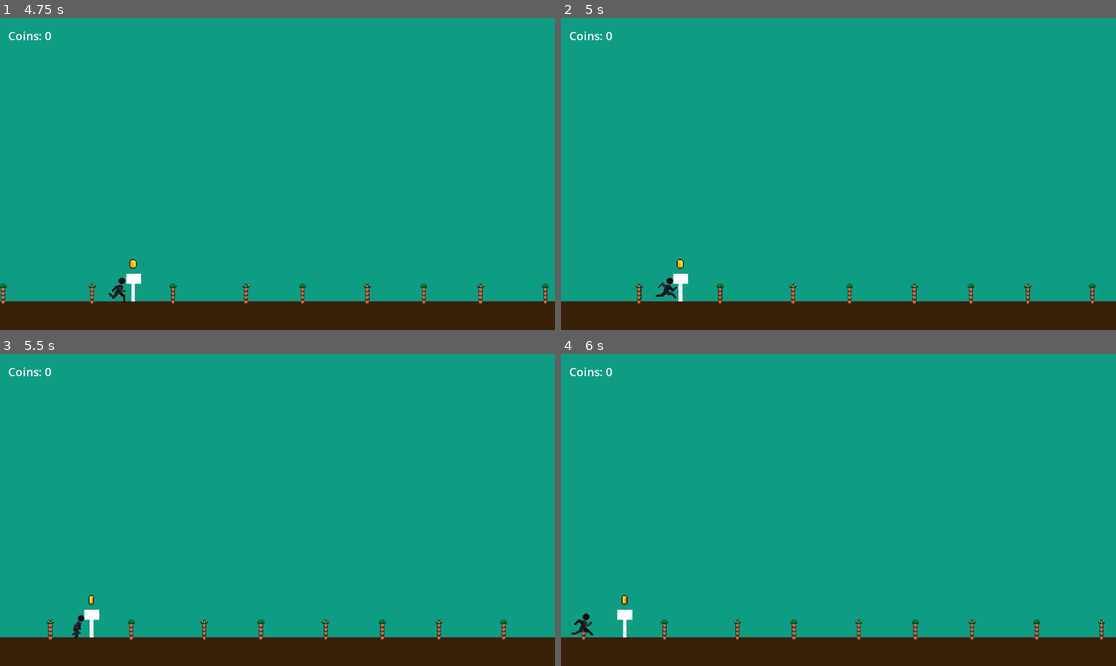
Above: before the commit, frames 1-4 (two rows, left to right).
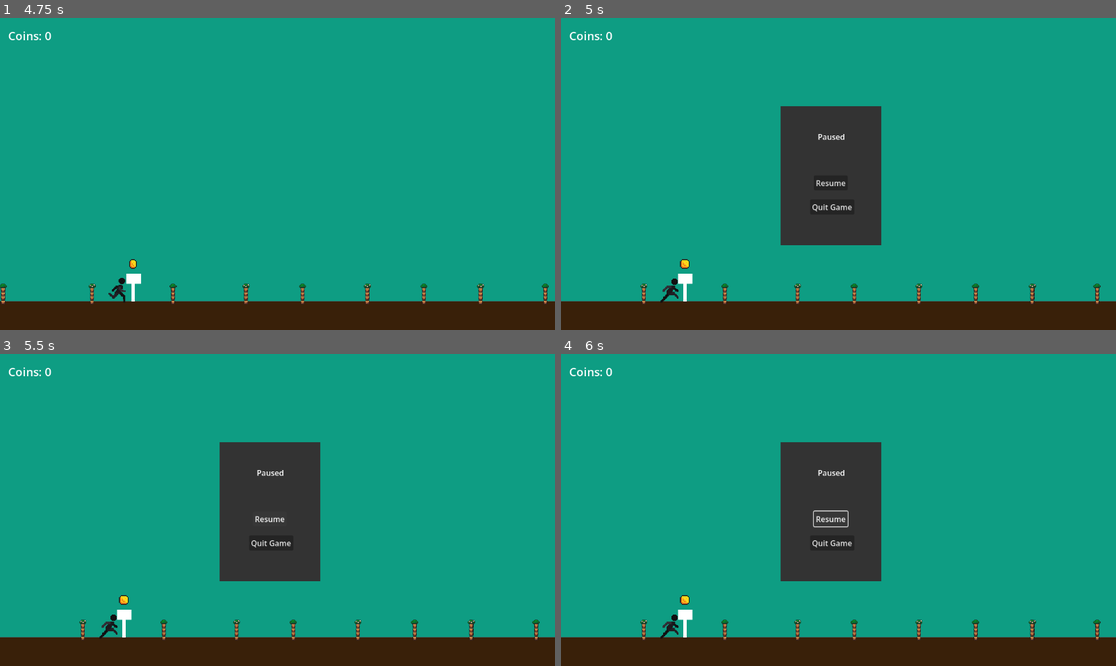
Above: after the commit, the same moments.

Repository: theejackalope/Gamin-the-Jamin
Game: Godot game, scene res://scenes/Menus/main_menu.tscn
Two runs of this game, one before a commit and one after it. Both use one fixed random seed, a clock stepped at 60 frames per second and the inputs below. Before the commit the project starts from res://scenes/Main Menu/main_menu.tscn.
Inputs (mouse positions are in pixels of both pictures, inside the frame that each line leads up to):
- Up to frame 1 (4.75 s): click "Start" at 0.5 s; tap Enter (ui_accept) at 1.25, 1.52, 2.27, 3.77, 4.52 s; hold Right (ui_right) 1.28-2.78 s; hold Left (ui_left) 2.78-3.53 s; hold Right (ui_right) from 3.53 s (still down)
- Up to frame 2 (5 s): keep holding Right (ui_right); tap Escape (ui_cancel) at 4.9 s
- Up to frame 3 (5.5 s): release Right (ui_right) at 5 s; click (271, 519) at 5 s, where only the run after the commit has a clickable "Resume"
- Up to frame 4 (6 s): hold Left (ui_left) from 5.78 s (still down)

Frame 1 is identical in both runs. In frame 2, 9.2% of the frame differs, in the area x 13-98%, y 28-92%; in frame 3, 9.5%, in the area x 8-98%, y 28-92%; in frame 4, 9.4%.

Commit message:
pause menu worked on

Diff:
--- /dev/null
+++ b/Godot/gamin-the-jamin/scenes/Menus/pause_menu.tscn
@@ -0,0 +1,38 @@
+[gd_scene format=3 uid="uid://ck7iq4sra73eu"]
+
+[ext_resource type="Script" uid="uid://cx41fb8dq11r6" path="res://scripts/pause_menu.gd" id="1_vrwda"]
+
+[node name="Pause Menu" type="CanvasLayer" unique_id=329945547]
+process_mode = 3
+script = ExtResource("1_vrwda")
+
+[node name="Background" type="ColorRect" parent="." unique_id=303512414]
+offset_left = 456.0
+offset_top = 183.0
+offset_right = 665.0
+offset_bottom = 472.0
+color = Color(0.2, 0.2, 0.2, 1)
+
+[node name="Title" type="Label" parent="." unique_id=1510585599]
+offset_left = 533.0
+offset_top = 235.0
+offset_right = 593.0
+offset_bottom = 272.0
+text = "Paused"
+
+[node name="Resume" type="Button" parent="." unique_id=259134050]
+offset_left = 525.0
+offset_top = 327.0
+offset_right = 595.0
+offset_bottom = 358.0
+text = "Resume"
+
+[node name="Quit" type="Button" parent="." unique_id=942318643]
+offset_left = 517.0
+offset_top = 377.0
+offset_right = 609.0
+offset_bottom = 408.0
+text = "Quit Game"
+
+[connection signal="pressed" from="Resume" to="." method="_on_resume_pressed"]
+[connection signal="pressed" from="Quit" to="." method="_on_quit_pressed"]
--- /dev/null
+++ b/Godot/gamin-the-jamin/scripts/pause_menu.gd
@@ -0,0 +1,24 @@
+extends CanvasLayer
+
+func _ready():
+	hide()
+	process_mode = Node.PROCESS_MODE_WHEN_PAUSED
+
+func resume():
+	get_tree().paused = false
+	hide()
+
+func _on_resume_button_pressed():
+	resume()
+
+func _on_quit_button_pressed():
+	get_tree().paused = false
+	get_tree().change_scene_to_file("res://scenes/Menus/main_menu.tscn")
+
+
+func _on_resume_pressed() -> void:
+	pass # Replace with function body.
+
+
+func _on_quit_pressed() -> void:
+	pass # Replace with function body.
--- a/Godot/gamin-the-jamin/scripts/player_character.gd
+++ b/Godot/gamin-the-jamin/scripts/player_character.gd
@@ -1,13 +1,26 @@
 extends CharacterBody2D
 @onready var coin_label = $"../CanvasLayer/Label"
-
-func _ready():
-	coin_label.text = "Coins: 0"
 
 const SPEED = 270.0
 const JUMP_VELOCITY = -375.0
 
+var pause_menu_scene = preload("res://scenes/Menus/pause_menu.tscn")
+var pause_menu
+
 var coins: int = 0
+
+func _ready():
+	coin_label.text = "Coins: 0"
+	pause_menu = pause_menu_scene.instantiate()
+	add_child(pause_menu)
+
+func _process(_delta):
+	if Input.is_action_just_pressed("ui_cancel"):
+		if get_tree().paused:
+			pause_menu.resume()
+		else:
+			get_tree().paused = true
+			pause_menu.show()
 
 func collect_loonie():
 	coins += 1
Renamed: Godot/gamin-the-jamin/scenes/Main Menu/main_menu.tscn -> Godot/gamin-the-jamin/scenes/Menus/main_menu.tscn
Not shown, added: Godot/gamin-the-jamin/scripts/pause_menu.gd.uid
Not shown, changed: Obsidian vault for GTJ/.obsidian/workspace.json
